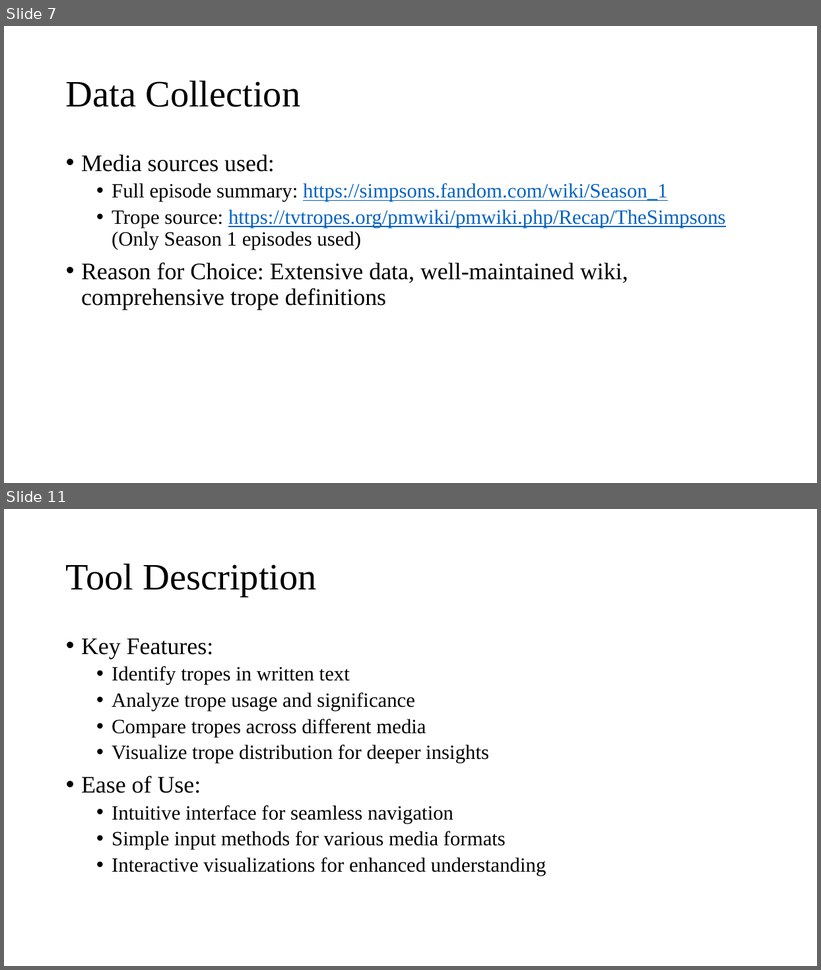
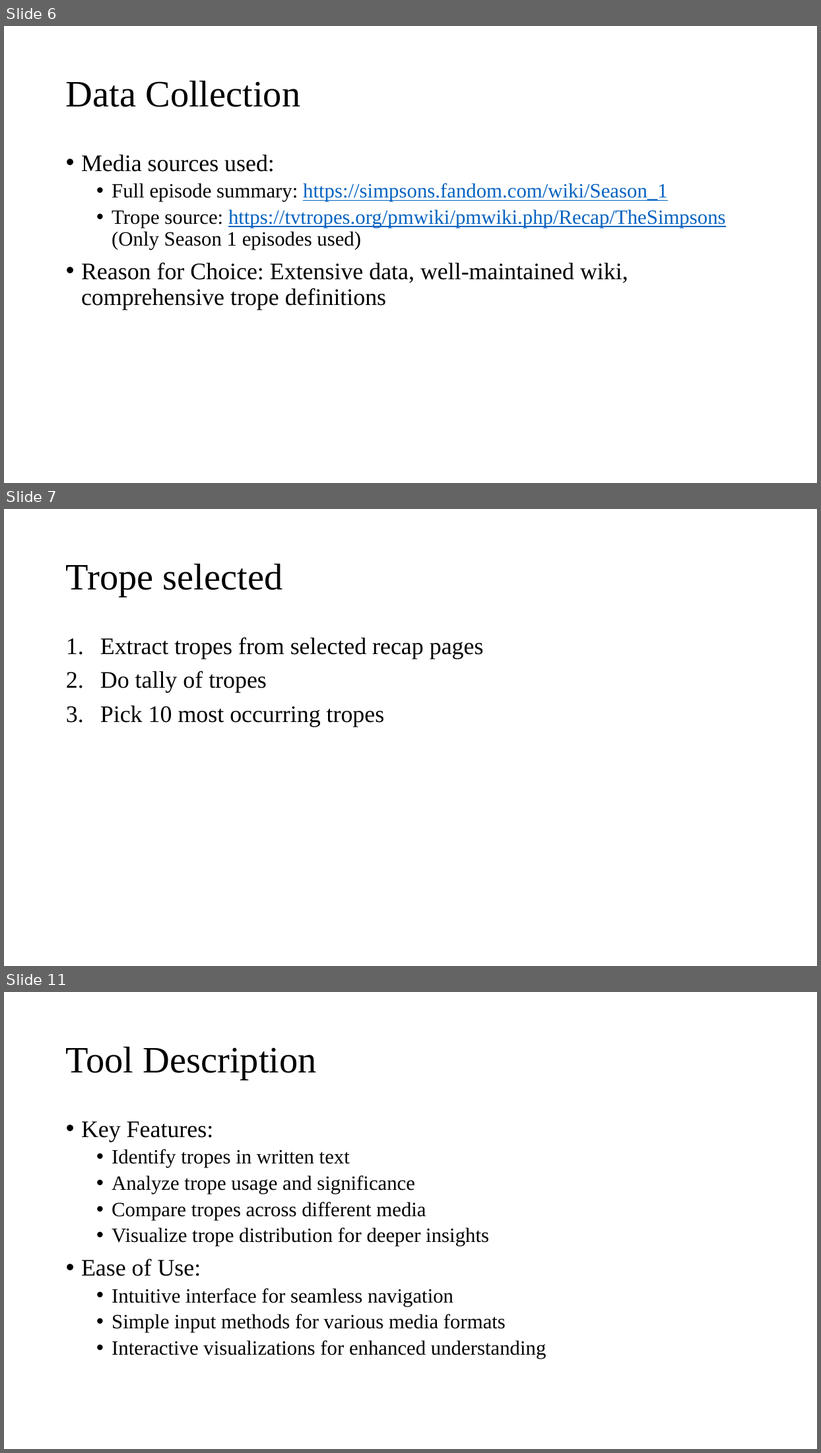
Before and after one commit to ivanchanzhengyang/Media-Trope-Scanner, a slide deck: Unveiling Tropes.pptx. Shown one above the other, each under a label of ours: slides 7 and 11 before the commit, slides 6, 7 and 11 after it; the slides between them are not shown. The pictures are 821x970 and 821x1453 pixels, drawn with LibreOffice and Linux fonts; fonts in the diff are those of the drawing; background and template pictures are left out. Boxes give left, top, right and bottom in pixels: in the first picture for what was removed or moved away, otherwise in the second. Text is boxed around its words. In the diff, an @@ line names an element or a change of style, - is before the commit and + after.

```diff
--- a/Unveiling Tropes.pptx
+++ b/Unveiling Tropes.pptx
@@ slide 7 added at (x1=4, y1=509, x2=817, y2=966), background #FFFFFF @@
@@ title added at (x1=66, y1=563, x2=283, y2=597), 44 pt, text #000000 @@
+Trope selected
@@ text added at (x1=100, y1=637, x2=484, y2=727), 28 pt, text #000000 @@
+1. Extract tropes from selected recap pages
+2. Do tally of tropes
+3. Pick 10 most occurring tropes
@@ what was slide 7 is now slide 6 @@
```
Also in this commit, not shown: 7 slides changed, 1 slide removed, 4 other files.
